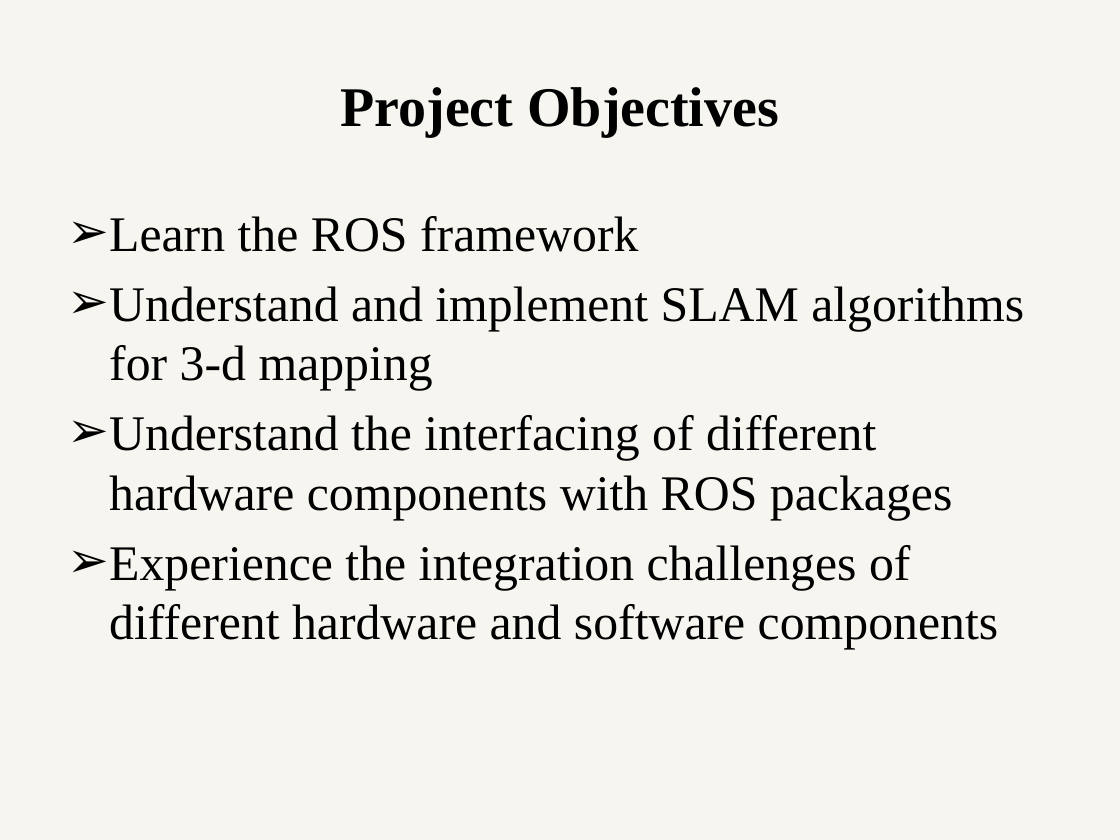
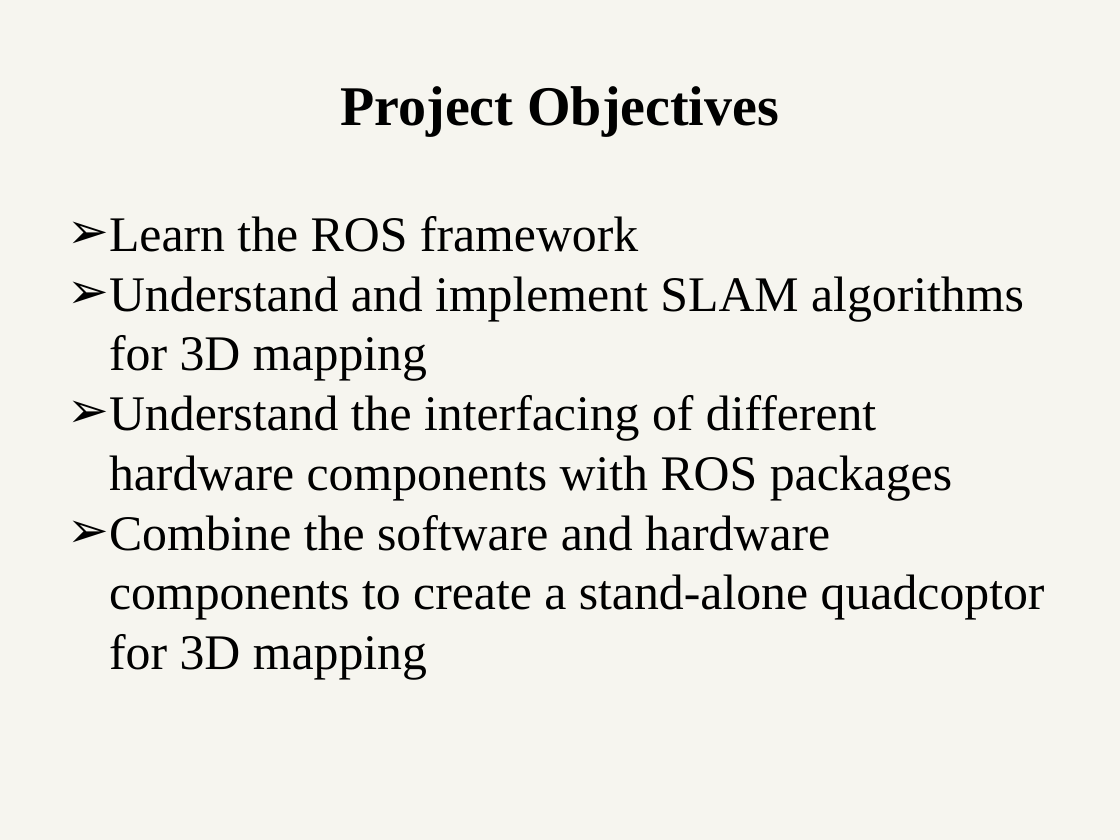
Before and after one commit to ETRX-Batch-2019/Robot-Development-using-ROS, a slide deck: slide 6 of Presentation/4-Aug/Robot-dev-using-ROS.pptx. Drawn at 1120x840 pixels with LibreOffice and Linux fonts; fonts in the diff are those of the drawing. Boxes give left, top, right and bottom in pixels: in the first picture for what was removed or moved away, otherwise in the second. Text is boxed around its words. In the diff, an @@ line names an element or a change of style, - is before the commit and + after.

```diff
--- a/Presentation/4-Aug/Robot-dev-using-ROS.pptx
+++ b/Presentation/4-Aug/Robot-dev-using-ROS.pptx
@@ background #EEECE1 at 50% opacity to #EEECE1 at 51% opacity @@
@@ text at [109,216,952,500]: indent changed; less space between paragraphs @@
@@ text at [109,276,1024,380]: text changed @@
-➢ Understand and implement SLAM algorithms for 3-d mapping
+➢ Understand and implement SLAM algorithms for 3D mapping
@@ text at [109,515,1045,679]: text changed @@
-➢ Experience the integration challenges of different hardware and software components
+➢ Combine the software and hardware components to create a stand-alone quadcoptor for 3D mapping
```
Also in this commit, not shown: 10 other slides changed, 1 slide added, 2 slides removed.
